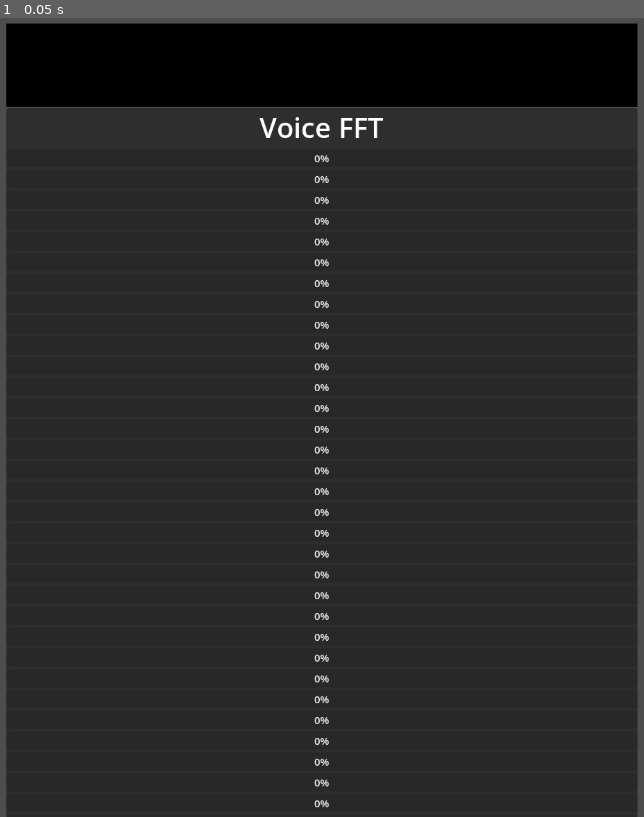
Above: before the commit, frame 1.
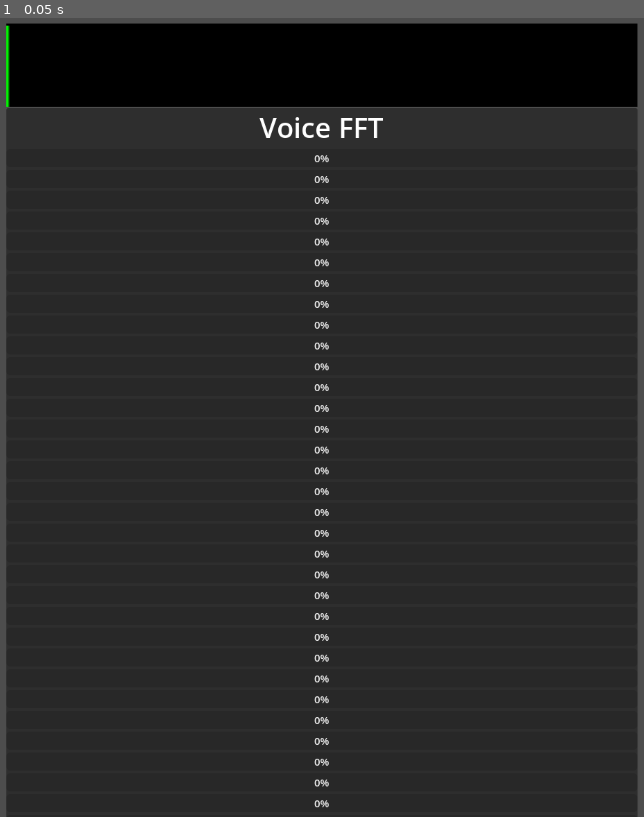
Above: after the commit, the same moment.

Repository: InfernalWAVE/GD_Spectrogram
Game: Godot game, scene res://phoneme_detect_test.tscn
The game is run twice, just before and just after one commit, with the same random seed, the same clock (stepped at 60 frames per second) and the same inputs.
Inputs:
- Up to frame 1 (0.05 s): no input

The runs differ from the first frame. In frame 1, less than 0.1% of the frame differs, in the area x 0-2%, y 0-12%.

Commit message:
realtime formants

Diff:
--- a/phoneme_detect_test.tscn
+++ b/phoneme_detect_test.tscn
@@ -1,11 +1,12 @@
 [gd_scene load_steps=6 format=3 uid="uid://cbc3v6awap3rk"]
 
-[ext_resource type="AudioStream" uid="uid://cfm1net7voei7" path="res://test_audio/sorohanro_-_solo-trumpet-06.hq.ogg" id="1_j4aqk"]
 [ext_resource type="Script" path="res://realtime_spectrogram.gd" id="2_d57jj"]
 [ext_resource type="PackedScene" path="res://audio_level_bar.tscn" id="2_ifqva"]
 [ext_resource type="Gradient" path="res://heatmap.tres" id="3_125jd"]
 
 [sub_resource type="ImageTexture" id="ImageTexture_y0xxr"]
+
+[sub_resource type="AudioStreamMicrophone" id="AudioStreamMicrophone_l2fau"]
 
 [node name="Control" type="Control"]
 layout_mode = 3
@@ -46,7 +47,7 @@
 horizontal_alignment = 1
 
 [node name="AudioStreamPlayer" type="AudioStreamPlayer" parent="PhonemeDetect" node_paths=PackedStringArray("texture_rect", "levels_container")]
-stream = ExtResource("1_j4aqk")
+stream = SubResource("AudioStreamMicrophone_l2fau")
 autoplay = true
 bus = &"Record"
 script = ExtResource("2_d57jj")
--- a/realtime_spectrogram.gd
+++ b/realtime_spectrogram.gd
@@ -19,6 +19,8 @@
 
 var powers: Array[Array]
 var energies: Array[Array]
+var formants: Array[Array]
+
 var levels: Array[ProgressBar]
 var time_index: int = 0
 
@@ -33,26 +35,35 @@
 const SAMPLE_RATE: int = 44100
 const EPSILON: float = 1e-6
 const NUM_FRAMES: int = 120
+const NUM_FORMANTS: int = 4
 
 func _ready() -> void:
 	var empty_powers: Array[Vector2] = []
 	var empty_energies: Array[float] = []
+	var empty_formants: Array[float] = []
 
 	empty_powers.resize(NUM_BUCKETS)
 	empty_energies.resize(NUM_BUCKETS)
+	empty_formants.resize(NUM_FORMANTS)
 
 	for i in range(NUM_BUCKETS):
 		empty_powers[i] = Vector2.ZERO
 		empty_energies[i] = 0.0
 
+	for i in range(NUM_FORMANTS):
+		empty_formants[i] = 0.0
+
 	powers.clear()
 	energies.clear()
+	formants.clear()
 	powers.resize(NUM_FRAMES)
 	energies.resize(NUM_FRAMES)
+	formants.resize(NUM_FRAMES)
 
 	for i in range(NUM_FRAMES):
 		powers[i] = empty_powers.duplicate(true)
 		energies[i] = empty_energies.duplicate(true)
+		formants[i] = empty_formants.duplicate(true)
 
 	for i in range(NUM_BUCKETS):
 		var level: ProgressBar = audio_level_bar_scene.instantiate()
@@ -83,6 +94,7 @@
 
 	powers[circular_buffer_index] = current_powers
 	energies[circular_buffer_index] = current_energies
+	formants[circular_buffer_index] = get_formants_for_frame(current_energies, dynamic_threshold(current_energies))
 
 	circular_buffer_index = (circular_buffer_index + 1) % NUM_FRAMES
 
@@ -97,21 +109,98 @@
 	var height = NUM_FRAMES
 	var data = PackedByteArray()
 
-	# Prepare the pixel data for the image
 	for y in range(height):
+		var current_frame_formants = []
+
+		for frequency in formants[y]:
+			var index = _freq_to_bucket(frequency)
+			current_frame_formants.append(index)
+
 		for x in range(width):
-			# Here we're taking the energy value and multiplying by 255 for a 0-255 color value range
 			var energy = energies[y][x]
-			var color_value: Color = heatmap.sample(energy)
-			# We're adding color_value to the R, G, and B channels for a grayscale image
-			# and setting alpha channel to 255 for full opacity
-			data.push_back(color_value.r8)  # R
-			data.push_back(color_value.g8)  # G
-			data.push_back(color_value.b8)  # B
-			data.push_back(255)          # A
+			var color = heatmap.sample(energy)
+
+			# Check if this bucket is a formant and adjust color if true
+			if x in current_frame_formants:
+				color = Color(0.0, 1.0, 0.0, 1.0)  # Bright green for formants
+
+			# Convert the color to RGBA8 and add to the data array
+			data.push_back(int(color.r * 255))
+			data.push_back(int(color.g * 255))
+			data.push_back(int(color.b * 255))
+			data.push_back(255)  # Full opacity
 
 	# Create the new image from the data array
 	var img = Image.create_from_data(width, height, false, Image.FORMAT_RGBA8, data)
 
 	# Update the ImageTexture with the new image
 	texture_rect.texture.update(img)
+
+func _freq_to_bucket(freq: float) -> int:
+	var bucket: int = int((freq - MIN_FREQ) / (MAX_FREQ - MIN_FREQ) * NUM_BUCKETS)
+	return clamp(bucket, 0, NUM_BUCKETS - 1)
+
+func smooth_spectrum(frame: Array[float]) -> Array[float]:
+	# Simple moving average for smoothing
+	var smoothed: Array[float] = []
+	var window_size = 5  # The size of the smoothing window
+	for i in range(frame.size()):
+		var start_index: int = max(i - window_size / 2, 0)
+		var end_index: int = min(i + window_size / 2 + 1, frame.size())
+		var sum: float = 0.0
+		var count: int = 0
+		for j in range(start_index, end_index):
+			sum += frame[j]
+			count += 1
+		smoothed.append(sum / float(count))
+	return smoothed
+
+func find_peaks_in_frame(frame: Array, min_peak_height: float) -> Array[Dictionary]:
+	frame = smooth_spectrum(frame)  # Apply smoothing to the frame first
+	var peaks: Array[Dictionary] = []
+	for i in range(1, frame.size() - 1):
+		if frame[i] > frame[i - 1] and frame[i] > frame[i + 1] and frame[i] >= min_peak_height:
+			var freq: float = _bucket_to_freq(i)
+			peaks.append({"frequency": freq, "amplitude": frame[i]})
+	return peaks
+
+# Function to convert bucket index to frequency
+func _bucket_to_freq(bucket_index: int) -> float:
+	var freq_per_bucket: float = (MAX_FREQ - MIN_FREQ) / NUM_BUCKETS
+	return MIN_FREQ + bucket_index * freq_per_bucket
+
+func _compare_peaks(a: Dictionary, b: Dictionary) -> bool:
+	return a["amplitude"] > b["amplitude"]  # Return true if 'a' should come before 'b'
+
+func get_formants_for_frame(frame: Array, dynamic_threshold: float) -> Array[float]:
+	var min_peak_height: float = dynamic_threshold
+	var frame_peaks: Array[Dictionary] = find_peaks_in_frame(frame, min_peak_height)
+	frame_peaks.sort_custom(_compare_peaks)  # Use the custom comparator to sort peaks by amplitude
+
+	var frame_formants: Array[float] = []
+	var formant_count: int = 4
+	for i in range(min(formant_count, frame_peaks.size())):
+		frame_formants.append(frame_peaks[i]["frequency"])
+	return frame_formants
+
+func dynamic_threshold(new_frame_energies: Array[float]) -> float:
+	# Calculate the total energy for the new frame
+	var new_sum = 0.0
+	for energy in new_frame_energies:
+		new_sum += energy
+
+	# Update the moving average window
+	energy_window.append(new_sum)
+	moving_sum += new_sum
+
+	# Remove the oldest data if the window exceeds its size
+	if energy_window.size() > window_size:
+		moving_sum -= energy_window.pop_front()
+
+	# Return the average as the dynamic threshold, normalized by the number of buckets
+	return moving_sum / (energy_window.size() * NUM_BUCKETS)
+
+
+var moving_sum: float = 0.0
+var energy_window: Array = []
+var window_size: int = 50  # Adjust the window size as needed
